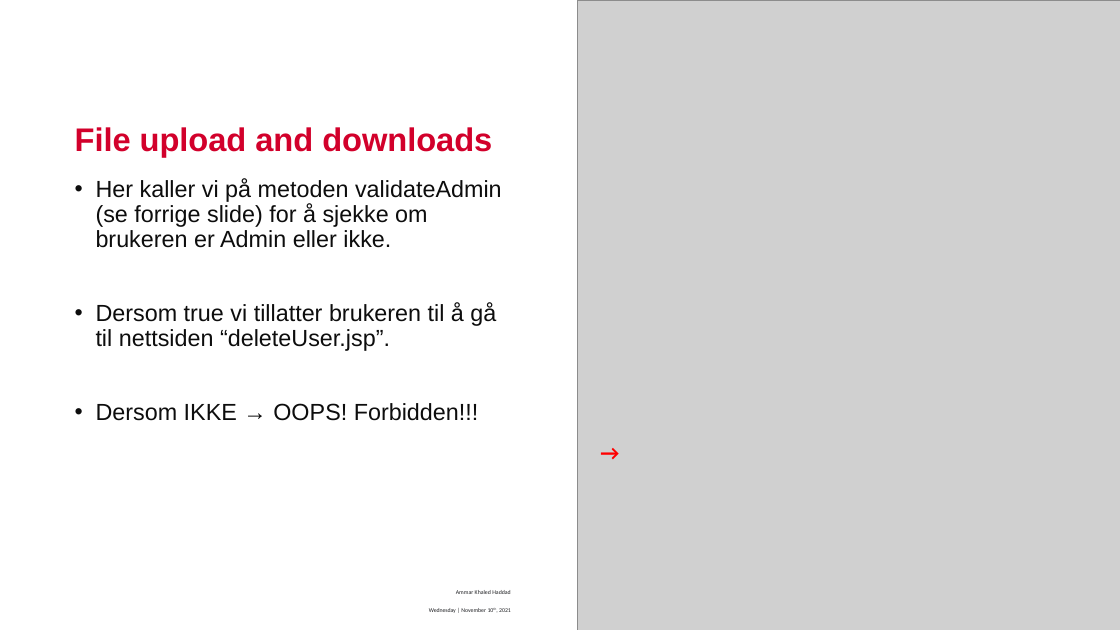
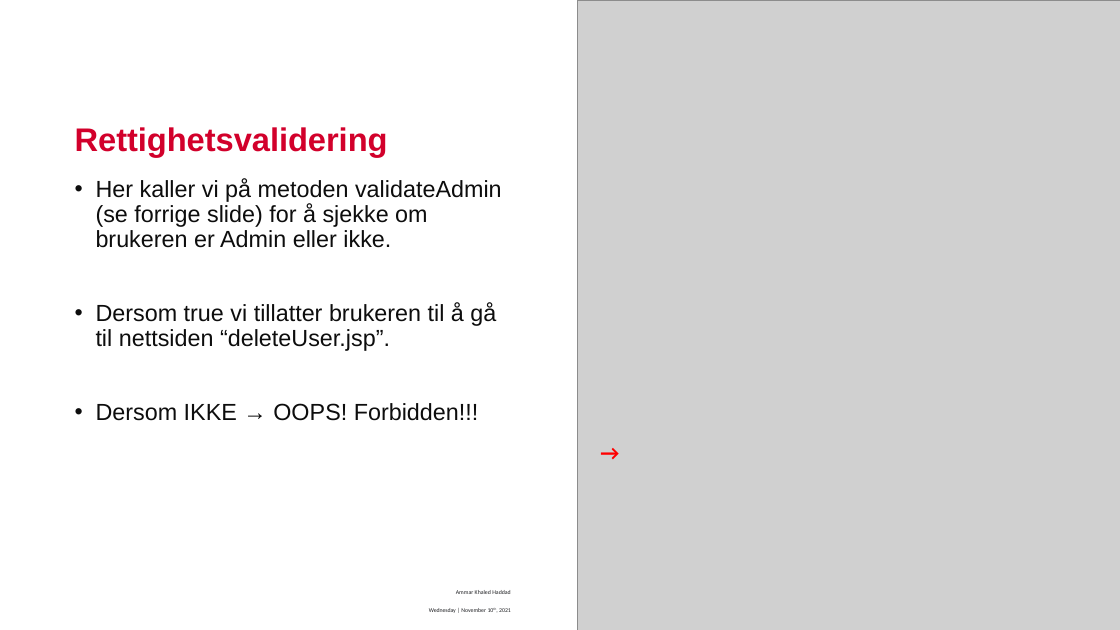
Before and after one commit to vikhok/EkstraForelesninger, a slide deck: slide 11 of Forelesning 4.pptx. Drawn at 1120x630 pixels with LibreOffice and Linux fonts; fonts in the diff are those of the drawing; grey boxes stand for pictures; background and template pictures are left out. Boxes give left, top, right and bottom in pixels: in the first picture for what was removed or moved away, otherwise in the second. Text is boxed around its words. In the diff, an @@ line names an element or a change of style, - is before the commit and + after.

```diff
--- a/Forelesning 4.pptx
+++ b/Forelesning 4.pptx
@@ title at [75, 127, 388, 157]: text changed @@
-File upload and downloads
+Rettighetsvalidering
```
Also in this commit, not shown: 1 other slide changed.
